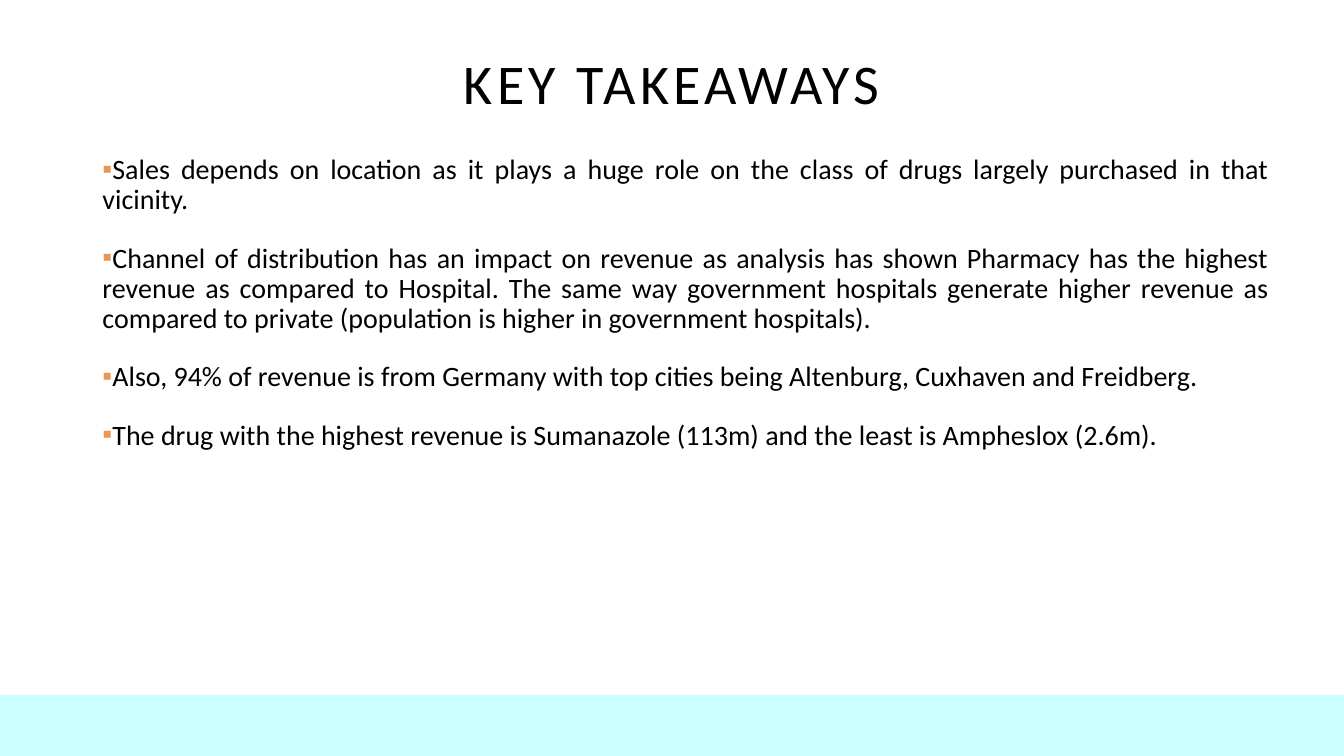
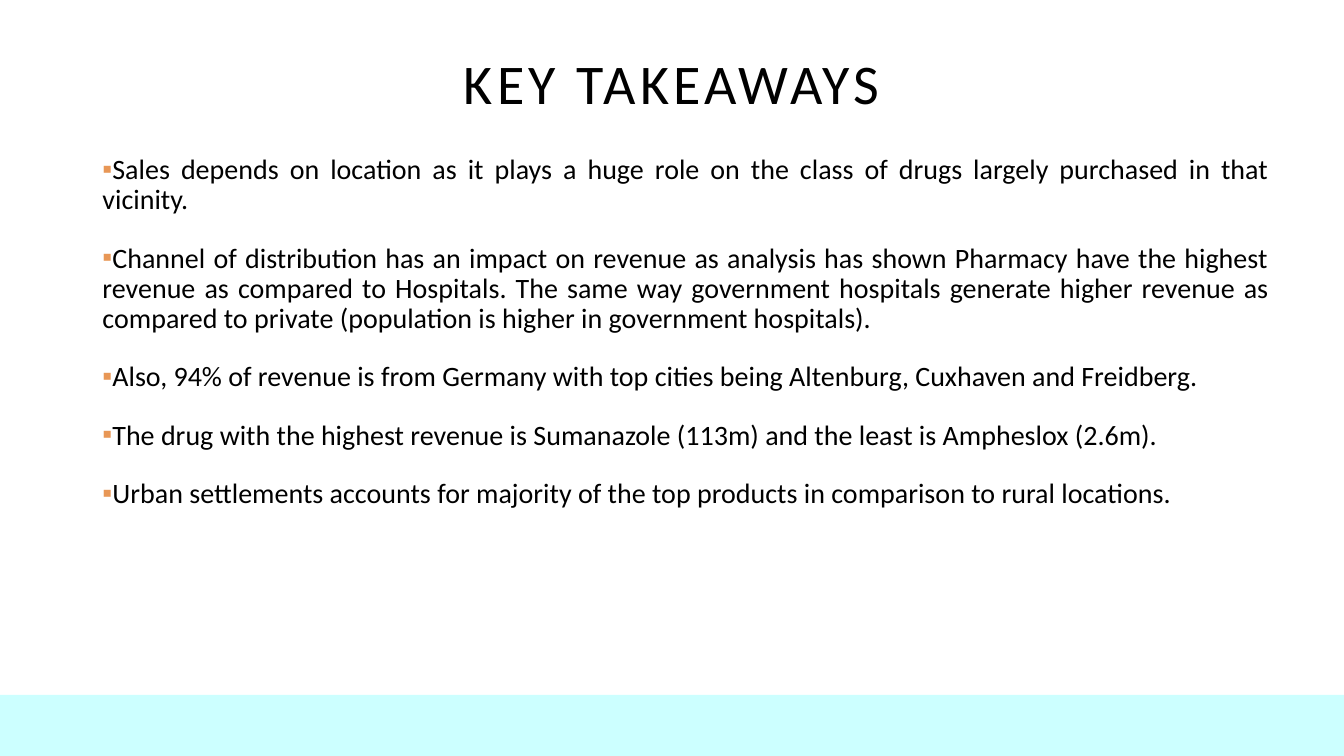
Before and after one commit to salamahalawiye/ABC_Pharm_Sales_Analysis, a slide deck: slide 12 of ABC PHARMACEUTICAL SALES ANALYSIS REPORT.pptx (slide 10 before the commit). Drawn at 1344x756 pixels with LibreOffice and Linux fonts; fonts in the diff are those of the drawing. Boxes give left, top, right and bottom in pixels: in the first picture for what was removed or moved away, otherwise in the second. Text is boxed around its words. In the diff, an @@ line names an element or a change of style, - is before the commit and + after.

```diff
--- a/ABC PHARMACEUTICAL SALES ANALYSIS REPORT.pptx
+++ b/ABC PHARMACEUTICAL SALES ANALYSIS REPORT.pptx
@@ text at [102,248,1268,333]: text changed @@
-  ▪ Channel of distribution has an impact on revenue as analysis has shown Pharmacy has the highest revenue as compared to Hospital. The same way government hospitals generate higher revenue as compared to private (population is higher in government hospitals).
+  ▪ Channel of distribution has an impact on revenue as analysis has shown Pharmacy have the highest revenue as compared to Hospitals. The same way government hospitals generate higher revenue as compared to private (population is higher in government hospitals).
@@ text at [112,483,1170,508]: paragraph added @@
+  ▪ Urban settlements accounts for majority of the top products in comparison to rural locations.
```
Also in this commit, not shown: 7 other slides changed, 4 slides added, 2 slides removed.
